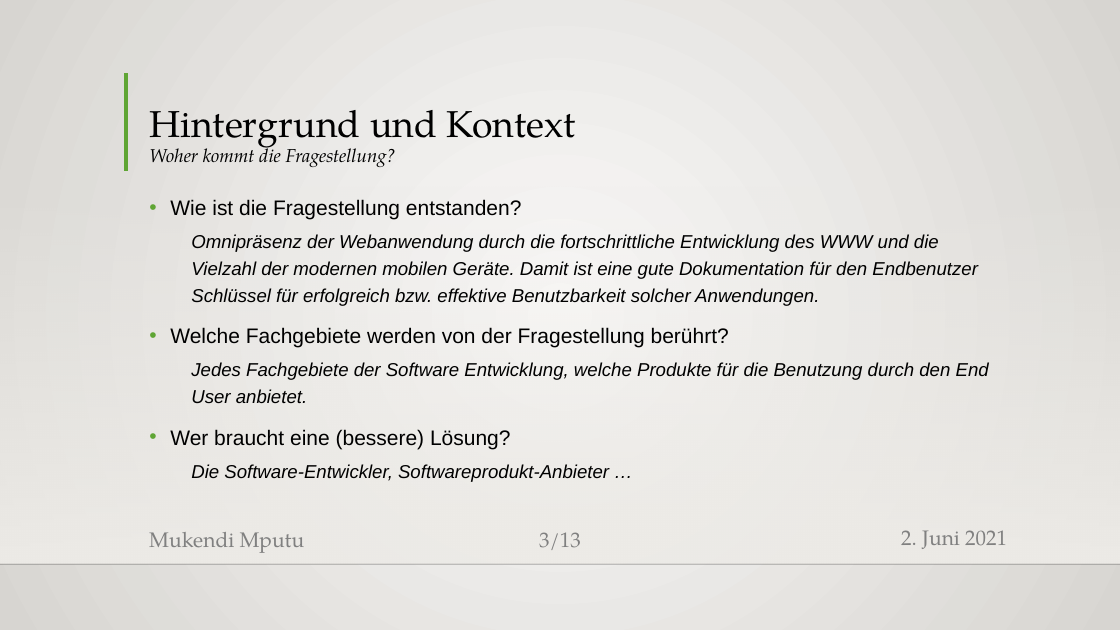
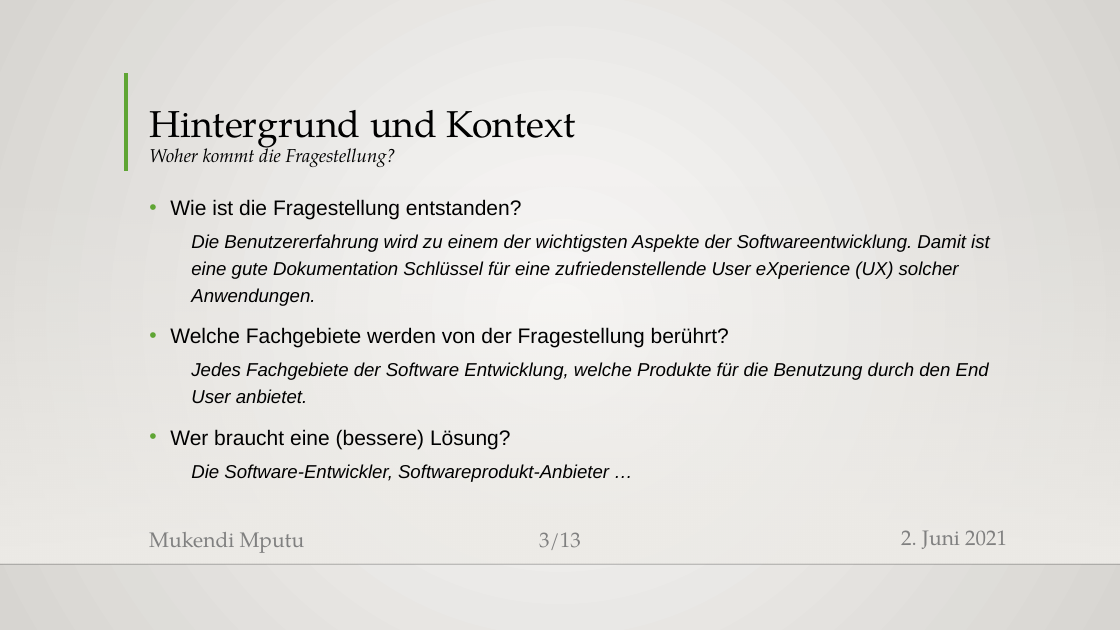
Before and after one commit to MukendiMputu/BachelorThesis, a slide deck: slide 3 of Proposalvortrag.pptx. Drawn at 1120x630 pixels with LibreOffice and Linux fonts; fonts in the diff are those of the drawing; background and template pictures are left out. Boxes give left, top, right and bottom in pixels: in the first picture for what was removed or moved away, otherwise in the second. Text is boxed around its words. In the diff, an @@ line names an element or a change of style, - is before the commit and + after.

```diff
--- a/Proposalvortrag.pptx
+++ b/Proposalvortrag.pptx
@@ text at <box>191,234,990,306</box>: text changed @@
-  Omnipräsenz der Webanwendung durch die fortschrittliche Entwicklung des WWW und die Vielzahl der modernen mobilen Geräte. Damit ist eine gute Dokumentation für den Endbenutzer Schlüssel für erfolgreich bzw. effektive Benutzbarkeit solcher Anwendungen.
+  Die Benutzererfahrung wird zu einem der wichtigsten Aspekte der Softwareentwicklung. Damit ist eine gute Dokumentation Schlüssel für eine zufriedenstellende User eXperience (UX) solcher Anwendungen.
```
Also in this commit, not shown: 8 other slides changed, 4 slides added, 2 slides removed, 2 other files.
